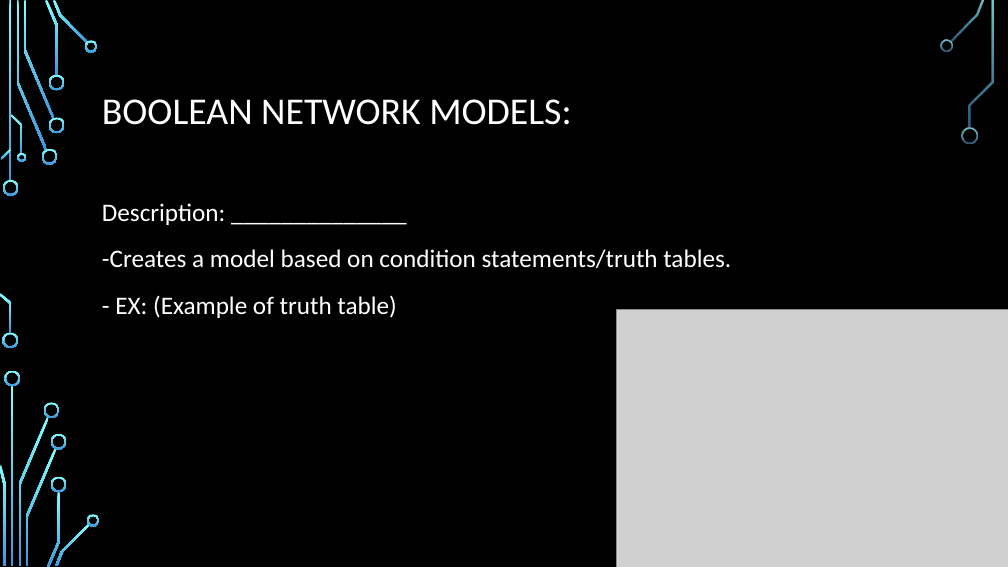
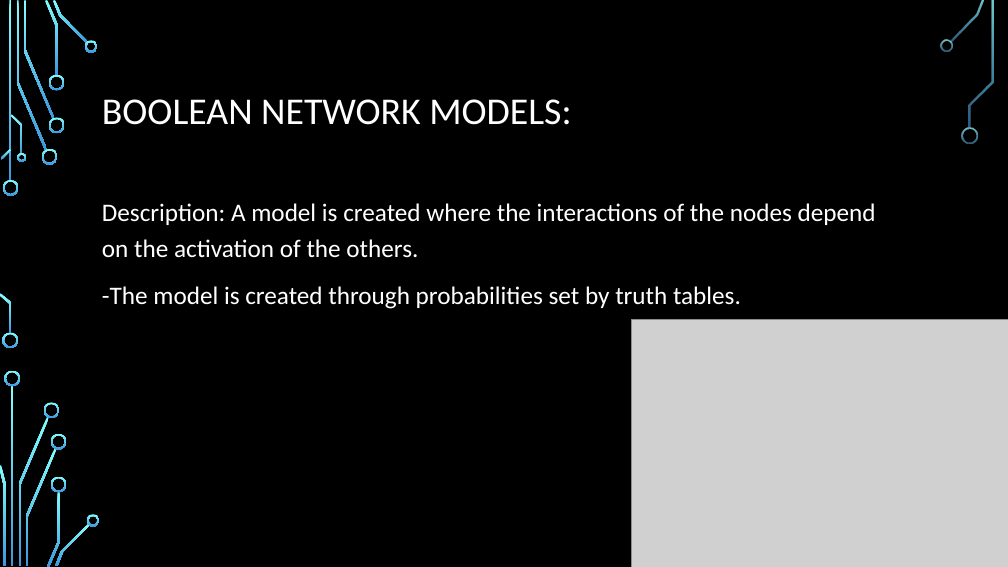
Before and after one commit to saleisha57/Bioinformatics_Final, a slide deck: slide 2 of Bioinformatics Project Slides_Better.pptx. Drawn at 1008x567 pixels with LibreOffice and Linux fonts; fonts in the diff are those of the drawing; grey boxes stand for pictures; background and template pictures are left out. Boxes give left, top, right and bottom in pixels: in the first picture for what was removed or moved away, otherwise in the second. Text is boxed around its words. In the diff, an @@ line names an element or a change of style, - is before the commit and + after.

```diff
--- a/Bioinformatics Project Slides_Better.pptx
+++ b/Bioinformatics Project Slides_Better.pptx
@@ text at [102,203,876,309]: text changed @@
-Description: ______________
--Creates a model based on condition statements/truth tables.
-- EX: (Example of truth table)
+Description: A model is created where the interactions of the nodes depend on the activation of the others.
+-The model is created through probabilities set by truth tables.
@@ picture: place and size @@
-picture at [617,310,1008,567]
+picture at [631,320,1008,567]
```
Also in this commit, not shown: 2 other slides changed, 1 slide added, 4 slides removed.
